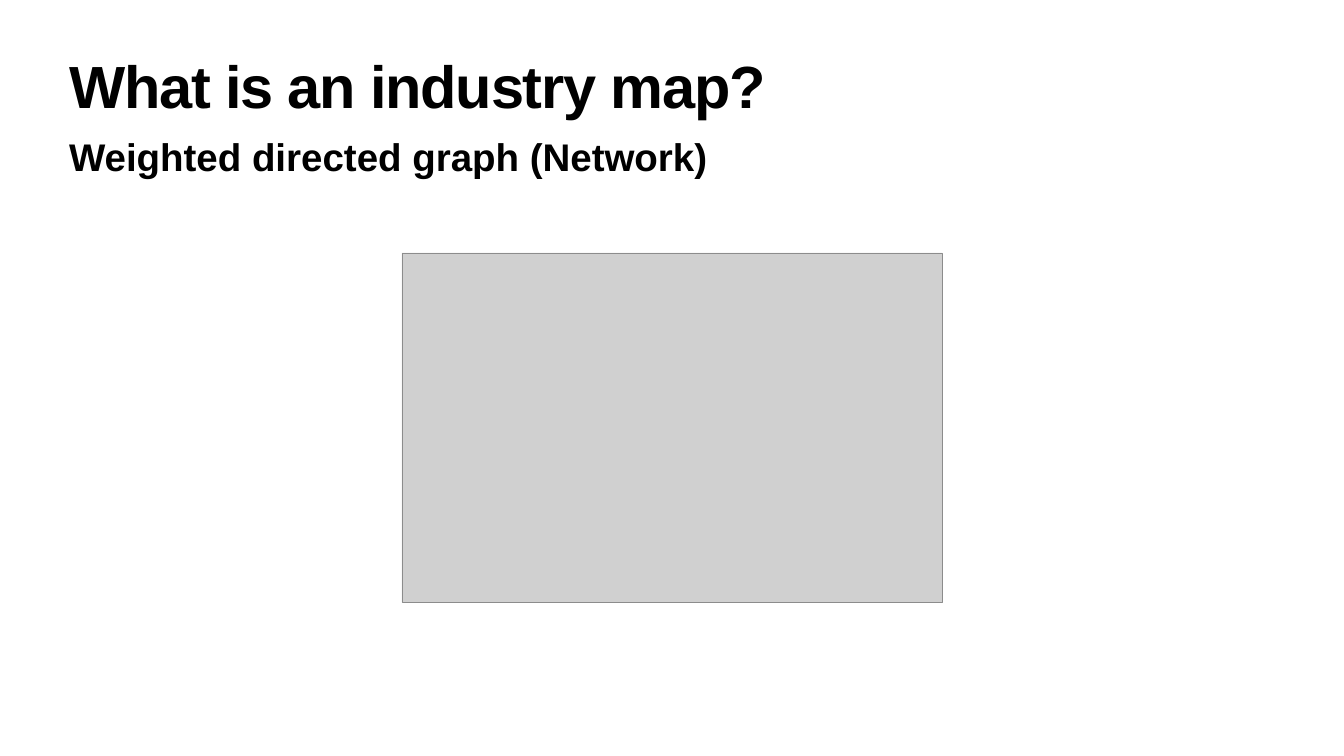
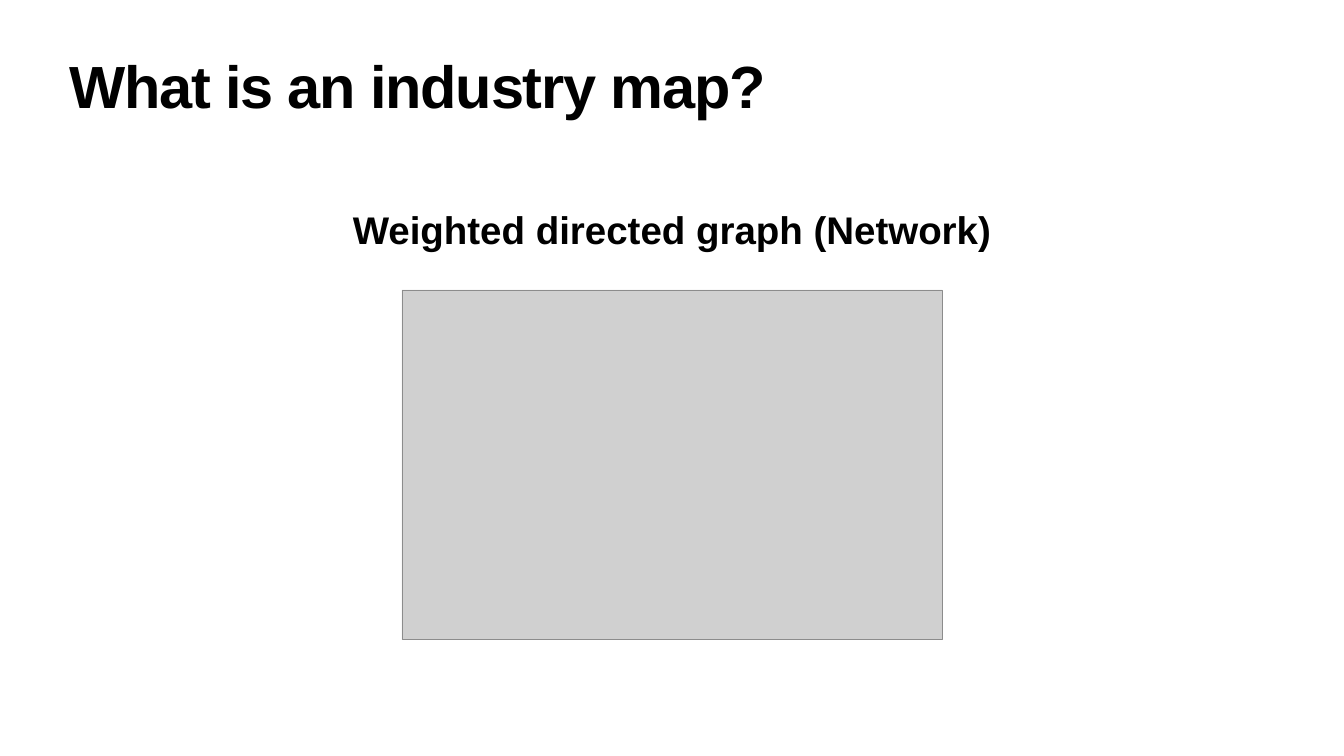
Before and after one commit to snirlugassy/data-science-lab-project, a slide deck: slide 2 of Industry Mapping.pptx. Drawn at 1344x756 pixels with LibreOffice and Linux fonts; fonts in the diff are those of the drawing; grey boxes stand for pictures. Boxes give left, top, right and bottom in pixels: in the first picture for what was removed or moved away, otherwise in the second. Text is boxed around its words. In the diff, an @@ line names an element or a change of style, - is before the commit and + after.

```diff
--- a/Industry Mapping.pptx
+++ b/Industry Mapping.pptx
@@ text "Weighted directed graph (Network)": place and size @@
-text "Weighted directed graph (Network)" at (69, 143, 707, 179)
+text "Weighted directed graph (Network)" at (353, 216, 991, 252)
@@ text "Weighted directed graph (Network)" at (353, 216, 991, 252): alignment left to centre @@
@@ picture: place and size @@
-picture at (402, 253, 942, 603)
+picture at (402, 290, 942, 639)
```
Also in this commit, not shown: 6 other slides changed, 11 slides added, 3 slides removed, 2 other files.
